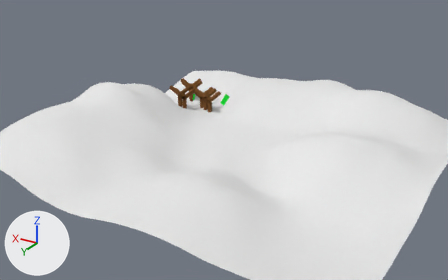
Two versions of the Blender file 00-filestructure/04-Shots/HP-Shot_2.blend, one commit apart.
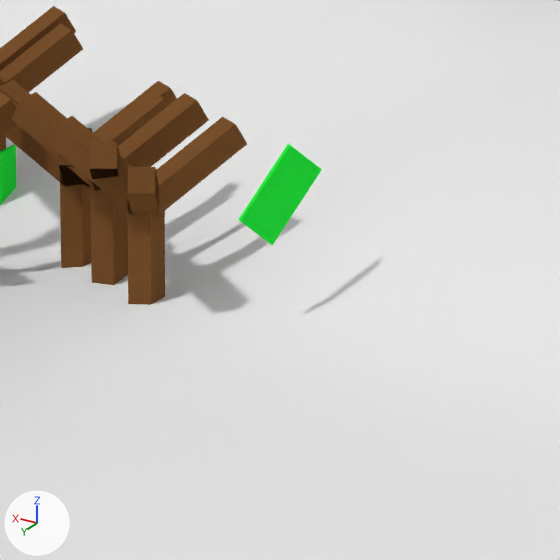
Each version appears first from a camera (50 mm lens) standing at (-41.6, 75.4, 38.5) and looking at (9.2, -9.2, -3.9), and next in a close-up on the part from 43% to 57% of the width and 28% to 51% of the height. The axes (+X, +Y, +Z) are drawn at lower left. The lights are the same throughout.

In view in the first close-up: 'SimpleFroschGroup', 'SimpleFroschGroup.002', 'SimpleTreeGroup.000', 'SimpleTreeGroup.001', 'SimpleTreeGroup.006', 'SimpleTreeGroup.009', 'SimpleTreeGroup.014', 'SimpleTreeGroup.015', 'WaldbodenGroup'.
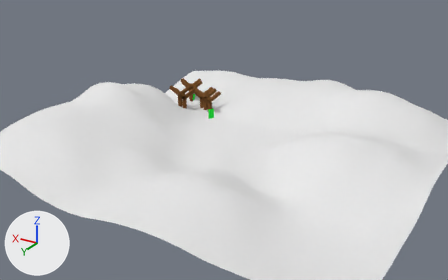
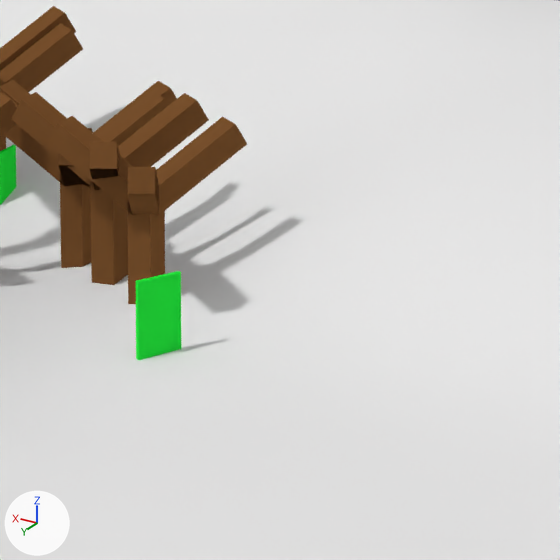
Boxes [x1, y1, x2, y2] around the edits, measured in the close-ups (560 x 560 px):
'SimpleFroschGroup.002', moved, turned
    before: [238, 144, 322, 245]
    after: [135, 271, 181, 360]

Edits to the bpy script that builds the scene:
```text
Change ob_simplefroschgroup_002:
    ob_simplefroschgroup_002.location: (10.62, -11.08, 1.88) -> (11.89, -9.45, -0.55)
    ob_simplefroschgroup_002.rotation_euler: (0.716, 0.0, -0.442) -> (0.0, 0.0, -0.442)  # degrees (41, 0, -25) -> degrees (0, 0, -25)
```
